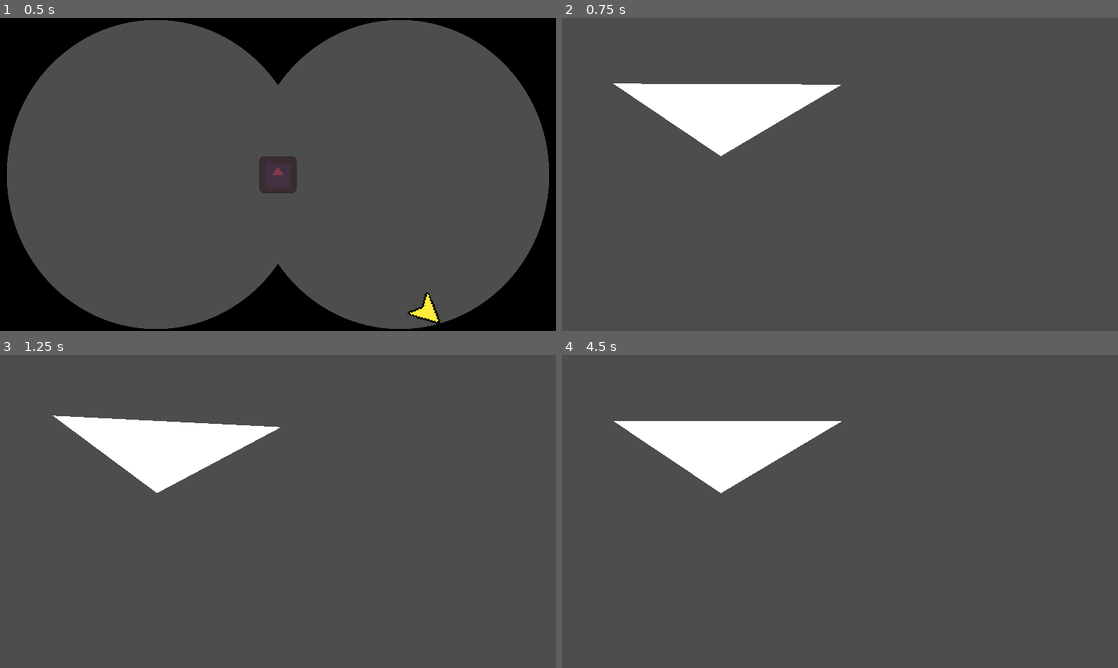
Above: before the commit, frames 1-4 (two rows, left to right).
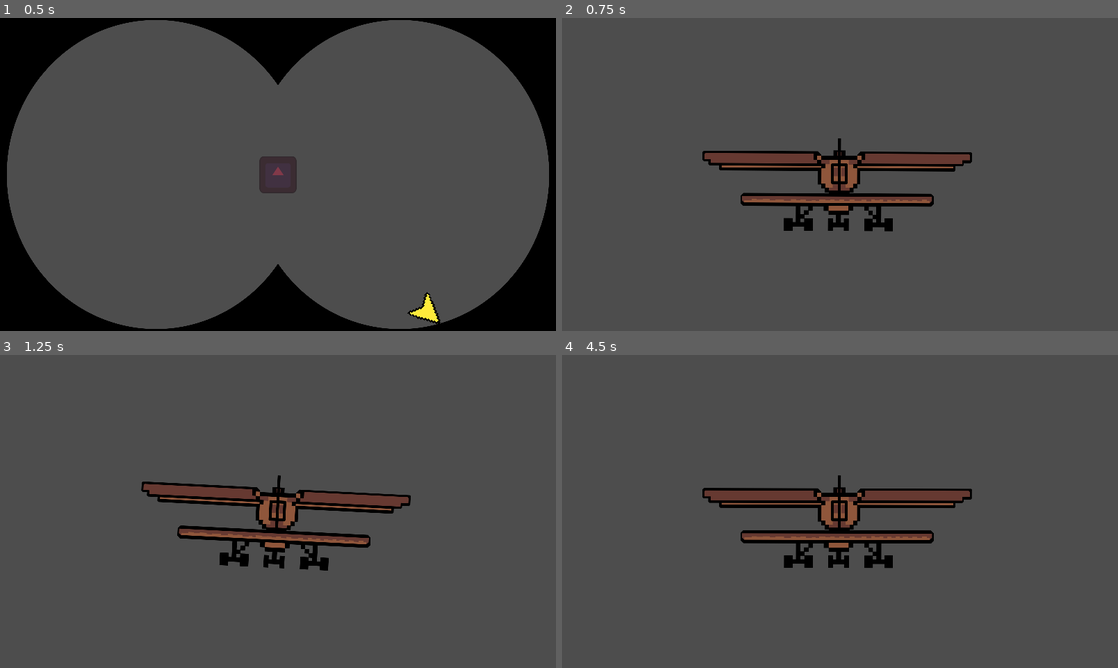
Above: after the commit, the same moments.

Repository: milksake/Slime
Game: Godot game, scene res://scenes/game.tscn
Two runs of this game, one before a commit and one after it. Both use one fixed random seed, a clock stepped at 60 frames per second and the inputs below. This scene is started directly instead of the project's main scene. The engine's default icon, where the game draws it, is replaced by a stand-in: a white triangle on a blue panel in a dark square.
Inputs (mouse positions are in pixels of both pictures, inside the frame that each line leads up to):
- Up to frame 1 (0.5 s): no input
- Up to frame 2 (0.75 s): move the mouse to (962, 158) at 0.52 s; hold Right (ui_right) from 0.53 s (still down); tap X (change_to_avion) at 0.6 s; click (962, 158) at 0.67 s
- Up to frame 3 (1.25 s): keep holding Right (ui_right)
- Up to frame 4 (4.5 s): move the mouse to (728, 527) at 1.27 s; release Right (ui_right) at 1.28 s; hold A (limpiar_moco_izq) 1.28-2.03 s; tap Z (change_to_binocular) at 1.35 s; move the mouse to (895, 442) at 2.02 s; hold Right (ui_right) 2.03-3.53 s; tap C (change_to_moco) at 2.1 s; tap Enter at 2.75 s; move the mouse to (812, 574) at 2.77 s; click (812, 574) at 2.85 s; move the mouse to (1006, 558) at 3.52 s; hold D (limpiar_moco_der) 3.53-4.28 s; hold A (limpiar_moco_izq) from 3.53 s (still down); tap Space at 4.25 s; move the mouse to (673, 464) at 4.27 s; tap X (change_to_avion) at 4.35 s

Frame 1 is identical in both runs. In frame 2, 10% of the frame differs, in the area x 9-74%, y 20-69%; in frame 3, 10%; in frame 4, 10%, in the area x 9-74%, y 21-68%.

Commit message:
asset avioncito

Diff:
--- a/avion/avion.tscn
+++ b/avion/avion.tscn
@@ -1,10 +1,14 @@
-[gd_scene load_steps=2 format=3 uid="uid://c7c4y80v8agw3"]
+[gd_scene load_steps=3 format=3 uid="uid://c7c4y80v8agw3"]
 
 [ext_resource type="Script" path="res://avion/avion.gd" id="1_2mica"]
+[ext_resource type="Texture2D" uid="uid://bwx07ltrs1rxe" path="res://scripts/avioneta.png" id="2_mlaa0"]
 
 [node name="avion" type="Node2D"]
-position = Vector2(550, 340)
+position = Vector2(960, 540)
 script = ExtResource("1_2mica")
 
-[node name="Polygon2D" type="Polygon2D" parent="."]
-polygon = PackedVector2Array(-374, -112, 416, -112, -1, 137)
+[node name="Sprite2D" type="Sprite2D" parent="."]
+
+[node name="Avioneta" type="Sprite2D" parent="."]
+position = Vector2(-9, 61)
+texture = ExtResource("2_mlaa0")
Binary file added: scripts/avioneta.png
Not shown, added: scripts/avioneta.png.import
